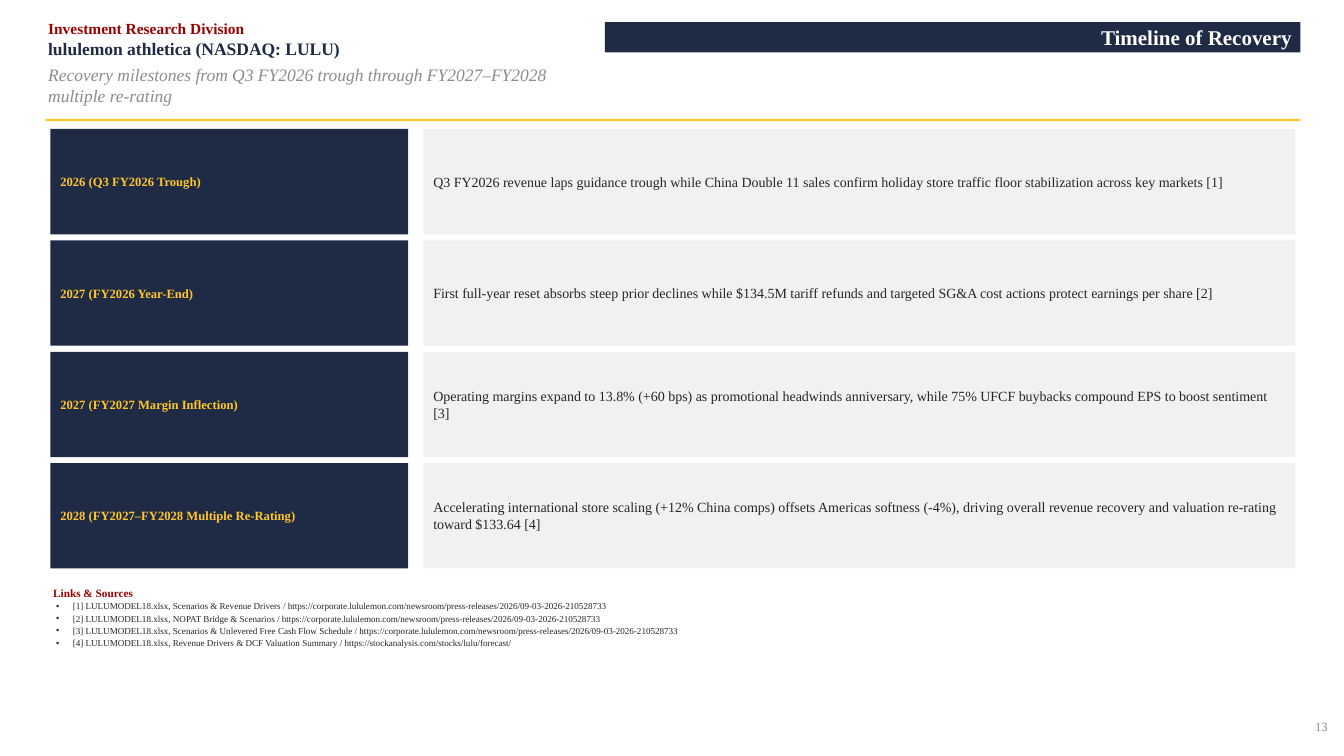
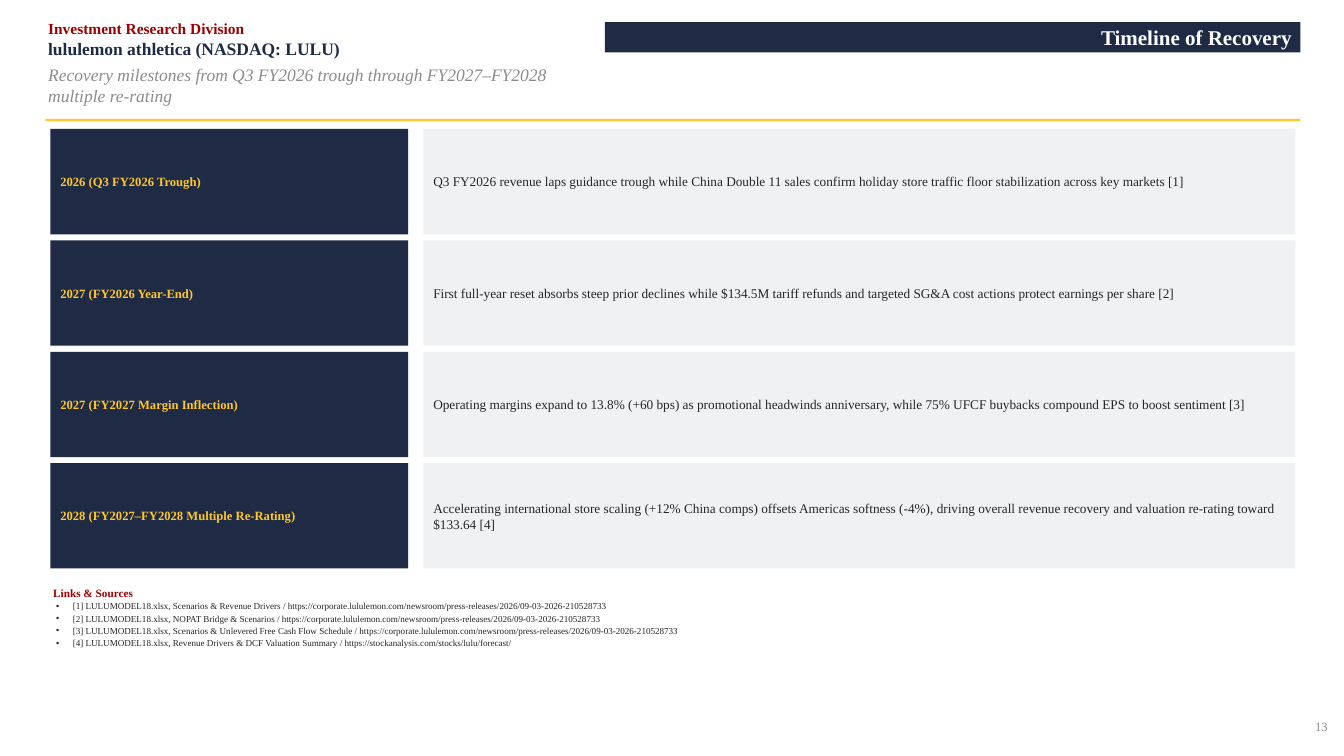
Before and after one commit to vengeanceaiUSC/RM, a slide deck: slide 13 of LULU/LULU_Investment_Pitch_Deck.pptx. Drawn at 1344x756 pixels with LibreOffice and Linux fonts; fonts in the diff are those of the drawing. Boxes give left, top, right and bottom in pixels: in the first picture for what was removed or moved away, otherwise in the second. Text is boxed around its words. In the diff, an @@ line names an element or a change of style, - is before the commit and + after.

```diff
--- a/LULU/LULU_Investment_Pitch_Deck.pptx
+++ b/LULU/LULU_Investment_Pitch_Deck.pptx
@@ size 10 to 9.5 pt in 4 elements at (423, 129, 1296, 234), (423, 240, 1296, 345), (423, 352, 1296, 457), (423, 463, 1296, 568) @@
```
Also in this commit, not shown: 12 other slides changed, 6 other files.
